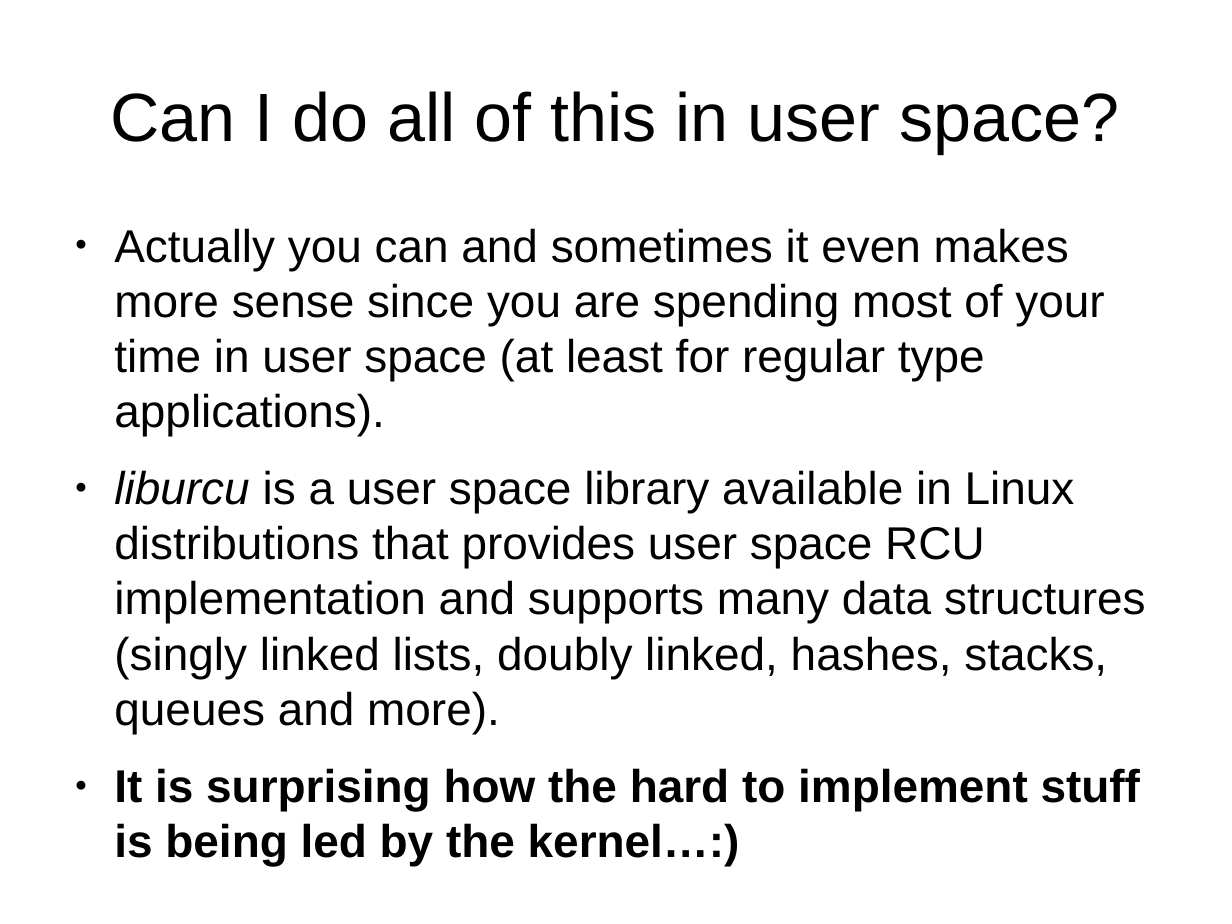
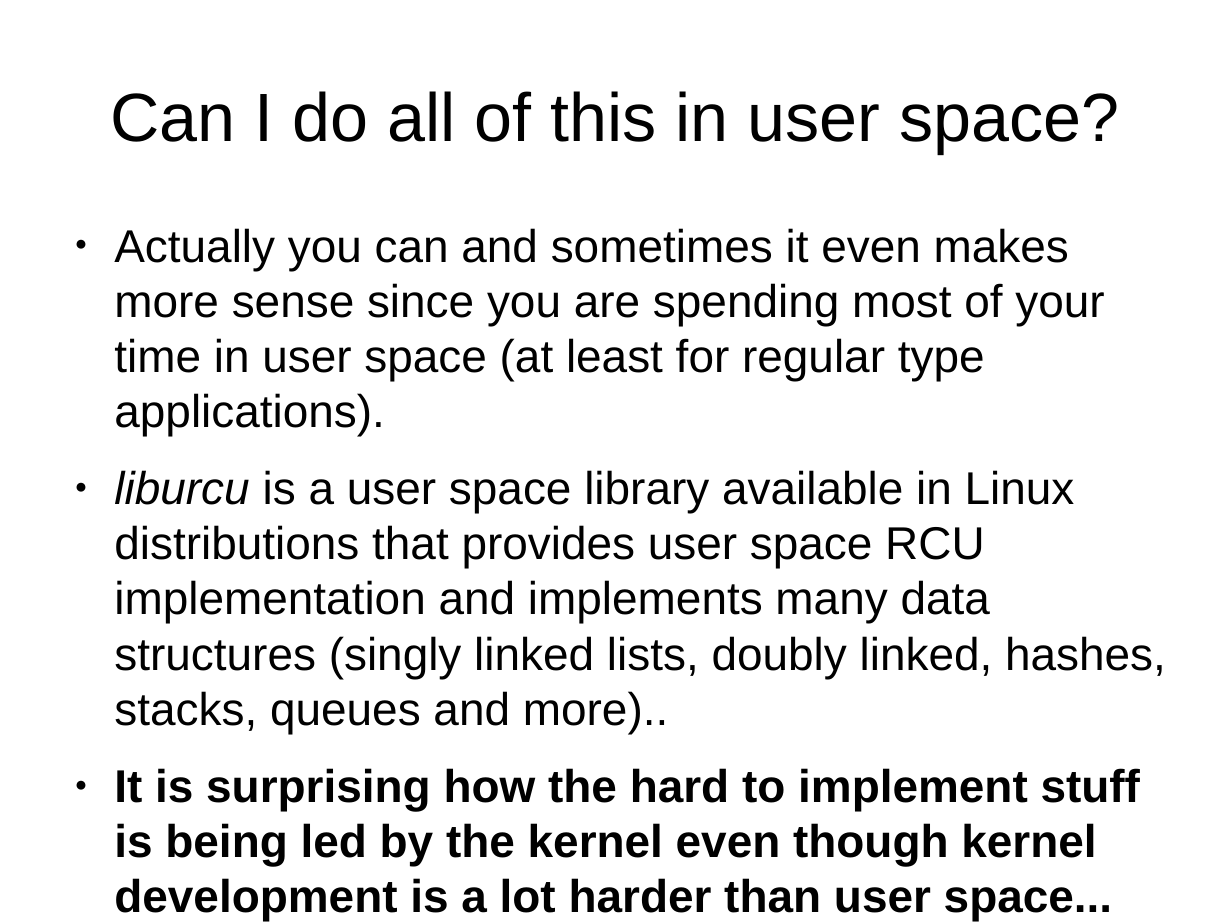
Before and after one commit to kalmuthu/slides, a slide deck: slide 13 of odp/linux_kernel/rcu_intro.odp (slide 16 before the commit). Drawn at 1232x924 pixels with LibreOffice and Linux fonts; fonts in the diff are those of the drawing. Boxes give left, top, right and bottom in pixels: in the first picture for what was removed or moved away, otherwise in the second. Text is boxed around its words. In the diff, an @@ line names an element or a change of style, - is before the commit and + after.

```diff
--- a/odp/linux_kernel/rcu_intro.odp
+++ b/odp/linux_kernel/rcu_intro.odp
@@ text at [114,470,1166,921]: text changed @@
-● liburcu is a user space library available in Linux distributions that provides user space RCU implementation and supports many data structures (singly linked lists, doubly linked, hashes, stacks, queues and more).
-● It is surprising how the hard to implement stuff is being led by the kernel…:)
+● liburcu is a user space library available in Linux distributions that provides user space RCU implementation and implements many data structures (singly linked lists, doubly linked, hashes, stacks, queues and more)..
+● It is surprising how the hard to implement stuff is being led by the kernel even though kernel development is a lot harder than user space...
```
Also in this commit, not shown: 5 other slides changed, 1 slide removed.
